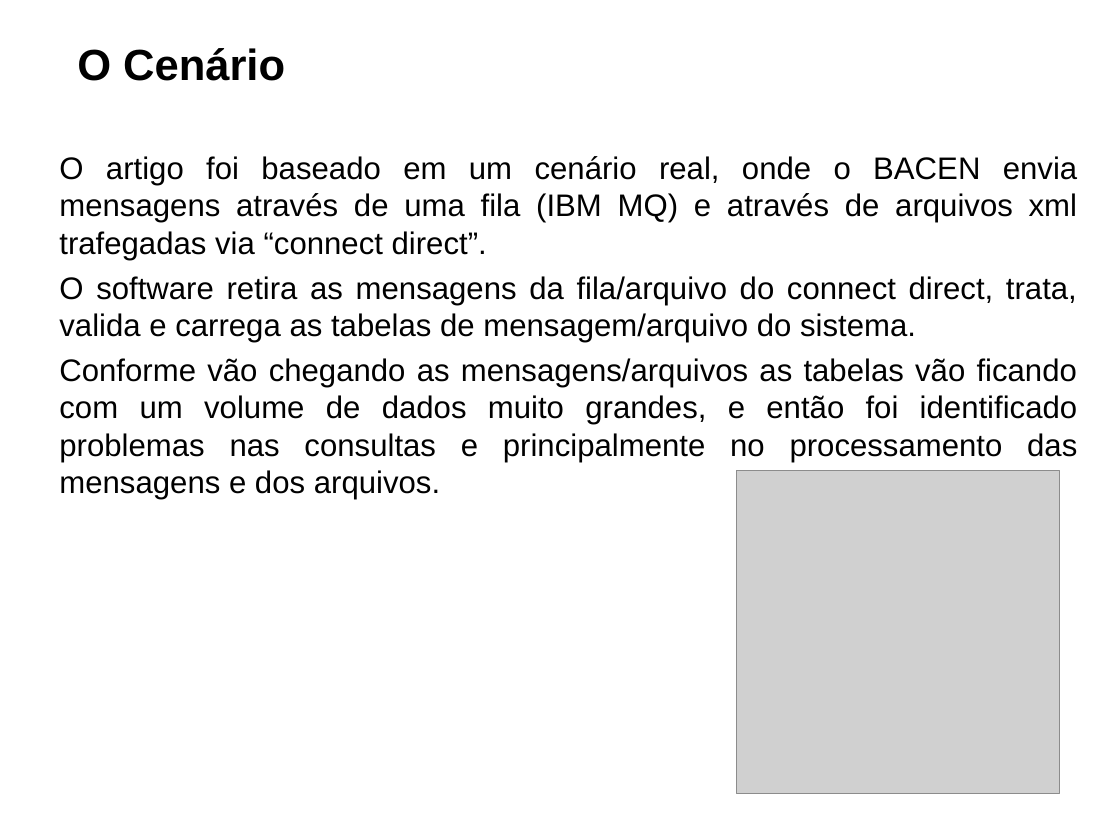
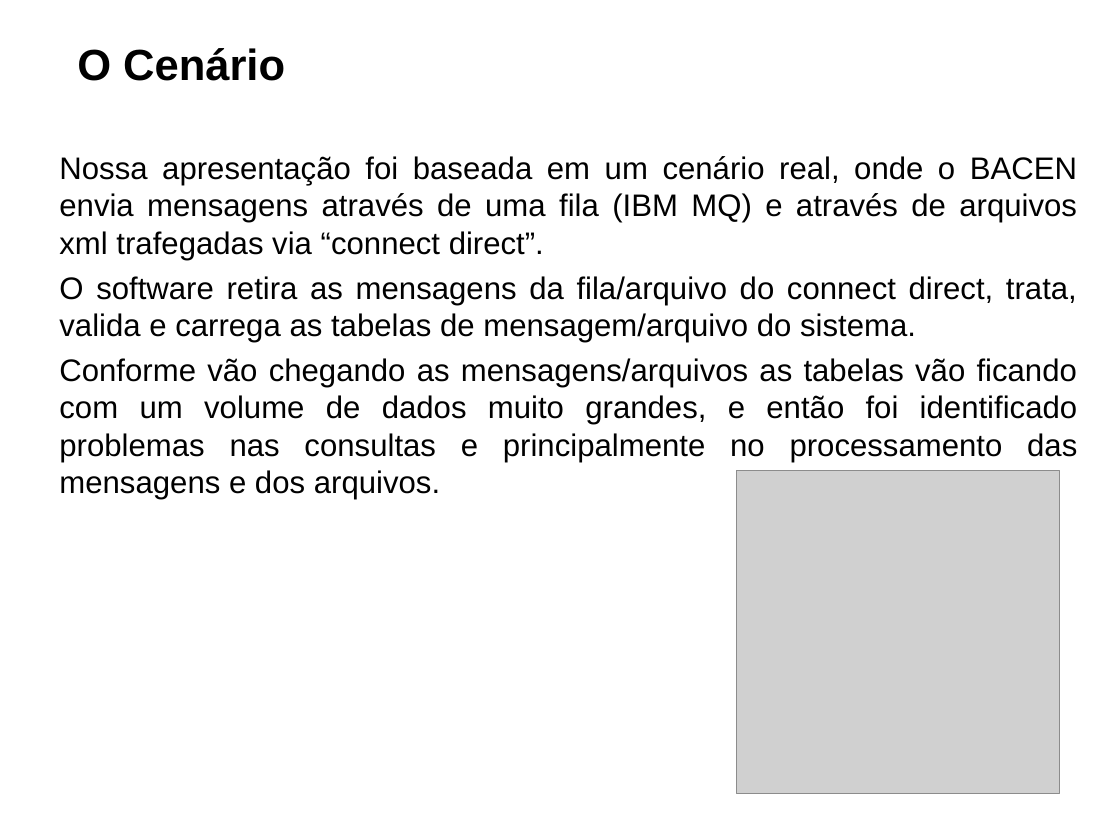
Before and after one commit to anderjoy/sql-performance-fiap, a slide deck: slide 5 of apresentação/Trabalho Fiap.ppt. Drawn at 1120x840 pixels with LibreOffice and Linux fonts; fonts in the diff are those of the drawing; grey boxes stand for pictures; background and template pictures are left out. Boxes give left, top, right and bottom in pixels: in the first picture for what was removed or moved away, otherwise in the second. Text is boxed around its words. In the diff, an @@ line names an element or a change of style, - is before the commit and + after.

```diff
--- a/apresentação/Trabalho Fiap.ppt
+++ b/apresentação/Trabalho Fiap.ppt
@@ text at (59, 156, 1077, 260): text changed @@
-O artigo foi baseado em um cenário real, onde o BACEN envia mensagens através de uma fila (IBM MQ) e através de arquivos xml trafegadas via “connect direct”.
+Nossa apresentação foi baseada em um cenário real, onde o BACEN envia mensagens através de uma fila (IBM MQ) e através de arquivos xml trafegadas via “connect direct”.
```
Also in this commit, not shown: 1 other slide changed.
